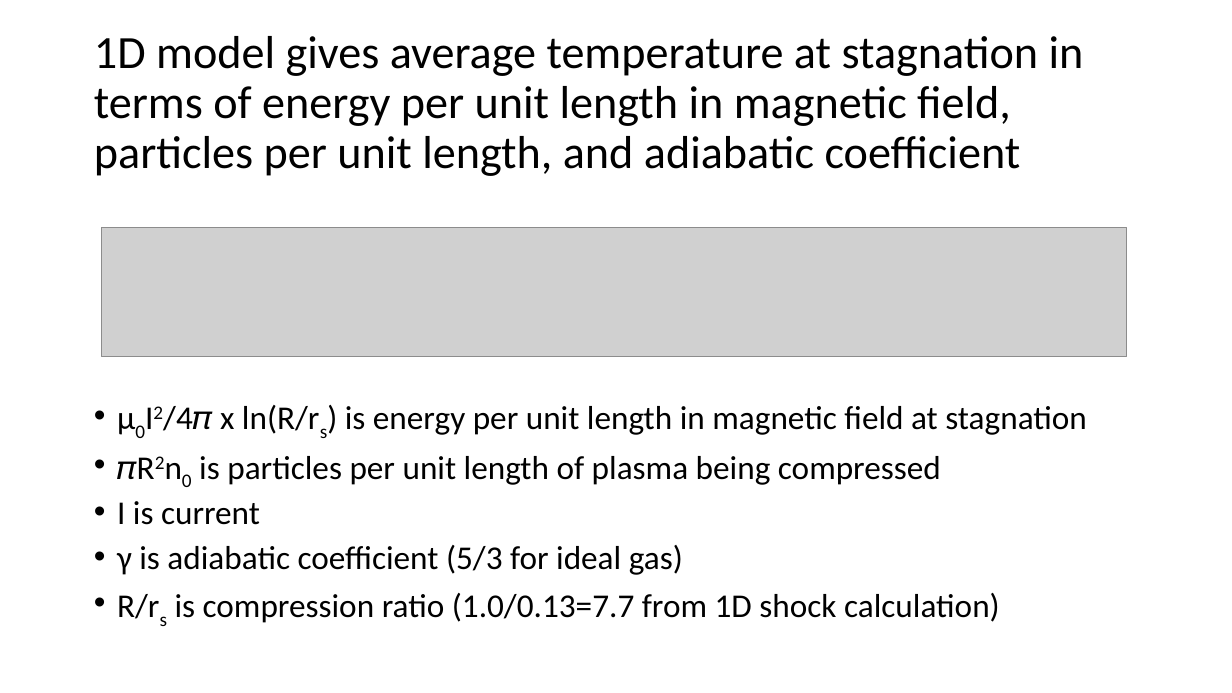
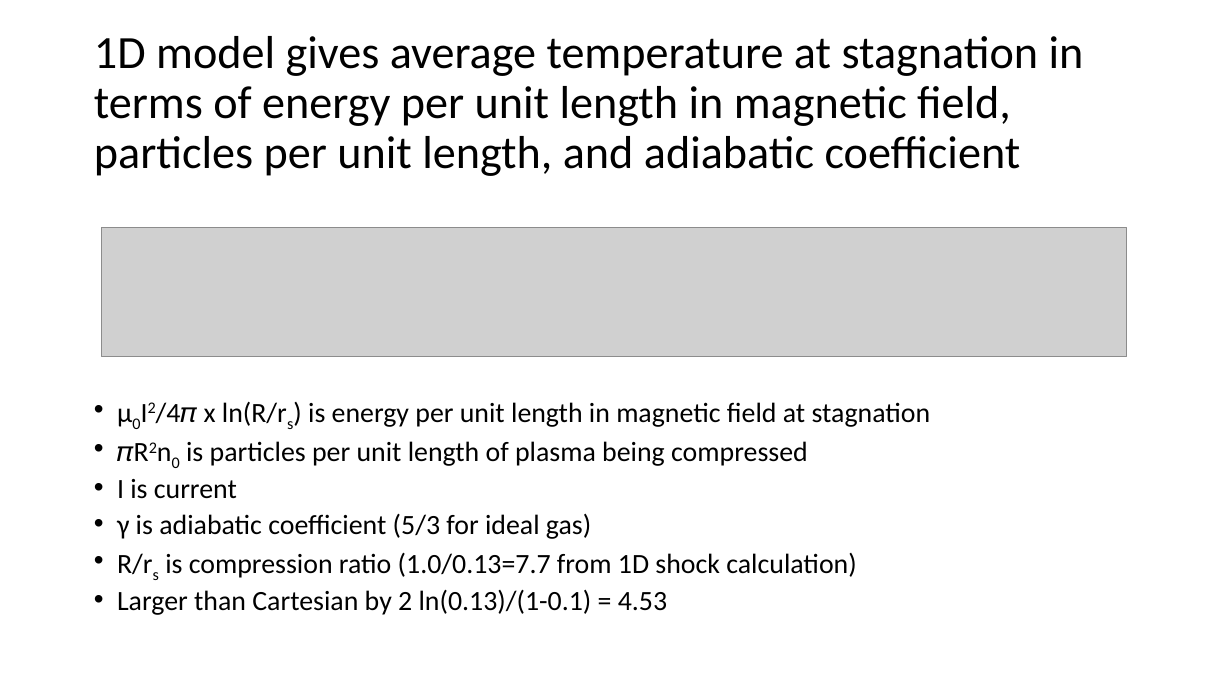
Before and after one commit to JustinRayAngus/MHDmpi, a slide deck: slide 25 of presentations/1DmhdShocks.pptx (slide 22 before the commit). Drawn at 1232x693 pixels with LibreOffice and Linux fonts; fonts in the diff are those of the drawing; grey boxes stand for pictures. Boxes give left, top, right and bottom in pixels: in the first picture for what was removed or moved away, otherwise in the second. Text is boxed around its words. In the diff, an @@ line names an element or a change of style, - is before the commit and + after.

```diff
--- a/presentations/1DmhdShocks.pptx
+++ b/presentations/1DmhdShocks.pptx
@@ text at box(117, 402, 931, 578): size 25.9 to 21.7 pt in "μ0I2/4𝜋 x ln(R/rs) is energy per unit ...", "𝜋R2n0 is particles per unit length of ...", "I is current", "γ is adiabatic coefficient (5/3 for ideal ..." and 1 more places; line spacing 0.8 to 0.7 @@
@@ text at box(117, 589, 667, 615): paragraph added @@
+• Larger than Cartesian by 2 ln(0.13)/(1-0.1) = 4.53
```
Also in this commit, not shown: 11 other slides changed, 4 slides added, 29 other files.
